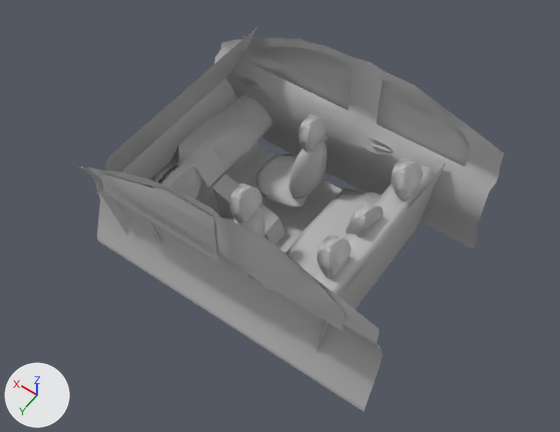
The FBX model Assets/carInteriorOutline.fbx as it was, and as the next commit left it.
Camera for both pictures: a camera (50 mm lens) standing at (-0.0358, 0.1278, 0.1204) and looking at (0.0204, 0.0492, -0.0031). Arrows for +X, +Y and +Z are at lower left; the lights stay in place. Where no turn or scale is listed for an object, it has been applied to the vertices.

The scene before the commit, as lines of its bpy script (objects in view):
```python
ob_relaunch3_polysurface15 = bpy.data.objects.new('relaunch3:polySurface15', me_mesh_034)
ob_relaunch3_polysurface15.location = (0.0, 0.0, 0.0)
ob_relaunch3_polysurface24 = bpy.data.objects.new('relaunch3:polySurface24', me_mesh_038)
ob_relaunch3_polysurface24.location = (0.0054, 0.0682, 0.0116)
ob_relaunch3_polysurface3 = bpy.data.objects.new('relaunch3:polySurface3', me_mesh_024)
ob_relaunch3_polysurface3.location = (0.0, 0.0, 0.0)
ob_relaunch3_polysurface4 = bpy.data.objects.new('relaunch3:polySurface4', me_mesh_025)
ob_relaunch3_polysurface4.parent = ob_relaunch3_polysurface1
ob_relaunch3_polysurface4.location = (0.0, 0.0, 0.0)
ob_relaunch3_polysurface7 = bpy.data.objects.new('relaunch3:polySurface7', me_mesh_026)
ob_relaunch3_polysurface7.location = (0.0106, -0.0153, 0.011)
ob_relaunch3_pplane2 = bpy.data.objects.new('relaunch3:pPlane2', me_mesh_039)
ob_relaunch3_pplane2.location = (0.0352, 0.0208, 0.0094)
ob_relaunch3_pplane3 = bpy.data.objects.new('relaunch3:pPlane3', me_mesh_040)
ob_relaunch3_pplane3.location = (0.0382, 0.0684, 0.0097)
ob_relaunch3_relauncedagain_pplane2 = bpy.data.objects.new('relaunch3:relauncedagain:pPlane2', me_mesh_023)
ob_relaunch3_relauncedagain_pplane2.location = (0.0119, 0.0413, -0.0201)
ob_relaunch3_relauncedagain_pplane2.rotation_euler = (1.571, 0.0, 0.0)  # degrees (90, 0, 0)
ob_relaunch3_relauncedagain_pplane2.scale = (0.11, 0.0133, 0.0731)
ob_relaunch3_relauncedagain_relaunchedscene_car_dashboard_pcube2 = bpy.data.objects.new('relaunch3:relauncedagain:relaunchedScene:car_dashboard:pCube2', me_mesh_003)
ob_relaunch3_relauncedagain_relaunchedscene_car_dashboard_pcube2.location = (0.0482, 0.0398, -0.0146)
# also in view: 'relaunch3:pDisc3' at (0.0424, 0.0543, -0.0064); 'relaunch3:relauncedagain:relaunchedScene:car_dashboard:pCube6' at (0.0101, 0.045, -0.0116); 'relaunch3:relauncedagain:relaunchedScene:car_dashboard:pPlane2' at (0.0441, 0.0434, -0.0055); 'relaunch3:relauncedagain:relaunchedScene:car_dashboard:pCube7' at (0.0027, 0.0452, -0.004); 'relaunch3:relauncedagain:relaunchedScene:car_dashboard:polySurface26' at (0.0239, 0.0557, 0.0055)
```
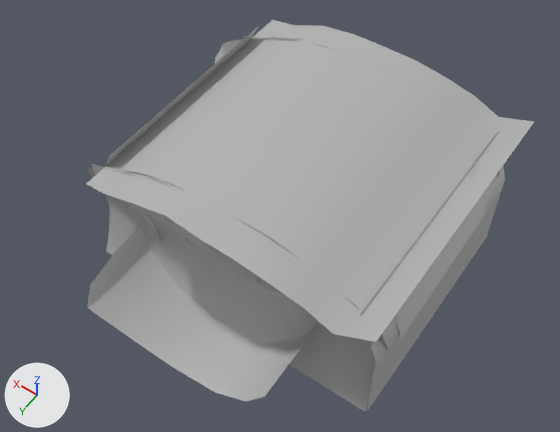
Location of each change, [x1, y1, x2, y2] in pixels of the pictures (560 x 432 px):
'pPlane3', added
    after: [86, 20, 534, 342]
'relaunch3:relauncedagain:pPlane2', reshaped, rescaled
    before: [99, 78, 445, 351]
    after: [88, 226, 319, 401]
'relaunch3:polySurface4', reshaped, moved, turned, rescaled
    before: [77, 167, 383, 412]
    after: [87, 168, 388, 411]
'pPlane4', added
    after: [360, 132, 505, 411]
'relaunch3:polySurface24', deleted
    before: [228, 221, 345, 332]
'relaunch3:pPlane3', moved
    before: [100, 173, 218, 262]
    after: [92, 164, 210, 253]
'pPlane5', added
    after: [395, 167, 485, 339]
'relaunch3:relauncedagain:relaunchedScene:car_dashboard:pCube2', deleted
    before: [212, 174, 286, 245]
'pPlane2', added
    after: [239, 259, 372, 354]
'relaunch3:polySurface7', deleted
    before: [240, 77, 259, 90]
part 1 of me_mesh_024, built on
    before: [221, 38, 504, 249]
    after: [221, 38, 499, 179]
part 2 of me_mesh_025, added
    after: [87, 168, 388, 411]
part 3 of me_mesh_025, deleted
    before: [77, 167, 383, 412]
'relaunch3:relauncedagain:relaunchedScene:car_dashboard:pPlane2', unchanged, covered by the edit
    before: [141, 94, 273, 244]
    after: [120, 200, 162, 244]
'relaunch3:polySurface23', unchanged, covered by the edit
    before: [376, 79, 470, 167]
'relaunch3:pPlane2', unchanged, covered by the edit
    before: [243, 36, 353, 109]
    after: [243, 36, 303, 40]
'relaunch3:relauncedagain:relaunchedScene:car_dashboard:pPlane4', unchanged, covered by the edit
    both: [96, 27, 258, 194]

What changed in the scene script:
```text
Change me_mesh_024:
    remove me_mesh_024.from_pydata(...)  # 144 vertices, 93 faces; spans x -0.0125..0.0572, y 0.021..0.0254, z -0.0188..0.0182
    add me_mesh_024.from_pydata(...)  # 6393 vertices, 5936 faces; spans x -0.0125..0.057, y 0.0212..0.0253, z -0.0188..0.0182
    me_mesh_024 part 1: 103 vertices removed from x -0.0125..0.0572, y 0.021..0.0254, z -0.0166..0.0182; 6352 vertices added at x -0.0125..0.057, y 0.0212..0.0252, z -0.0188..0.0182
Change me_mesh_025:
    used by ob_relaunch3_polysurface4; parent = ob_relaunch3_polysurface1; location = (0.0, 0.0, 0.0)
    remove me_mesh_025.from_pydata(...)  # 141 vertices, 87 faces; spans x -1.3..5.67, y -6.64..-4.44, z -5.51..-2.49
    remove me_mesh_025.materials.append(mat_lambert6)  # grey #bcbcbc
    add me_mesh_025.from_pydata(...)  # 6032 vertices, 5726 faces; spans x -0.35..0.5, y -0.6..-0.15, z -0.5..0.5
    me_mesh_025 part 2: 6032 vertices added at x -0.35..0.5, y -0.6..-0.15, z -0.5..0.5
    me_mesh_025 part 3: 141 vertices removed from x -1.3..5.67, y -6.64..-4.44, z -5.51..-2.49
    add me_mesh_025.materials.append(mat_lambert1)  # grey #b2b2b2
Change me_mesh_023:
    used by ob_relaunch3_relauncedagain_pplane2; location = (0.0119, 0.0413, -0.0201); rotation_euler = (1.571, 0.0, 0.0), in degrees (90, 0, 0); scale = (0.11, 0.0133, 0.0731)
    remove me_mesh_023.from_pydata(...)  # 42 vertices, 30 faces; spans x -0.13..0.38, y 0.0..1.88, z -0.35..0.24
    add me_mesh_023.from_pydata(...)  # 42 vertices, 30 faces; spans x -0.1..0.31, y 0.04..1.17, z -0.29..0.18
    me_mesh_023 part 4: 42 of 42 vertices moved; they spanned x -0.13..0.38, y 0.0..1.88, z -0.35..0.24 and now span x -0.1..0.31, y 0.04..1.17, z -0.29..0.18; mean shift (0.0, -0.01, 0.0); largest move (-0.13, 1.86, -0.34) -> (-0.1, 0.99, -0.27)
Remove ob_relaunch3_polysurface24:
    ob_relaunch3_polysurface24 = bpy.data.objects.new('relaunch3:polySurface24', me_mesh_038)
Remove ob_relaunch3_polysurface15:
    ob_relaunch3_polysurface15 = bpy.data.objects.new('relaunch3:polySurface15', me_mesh_034)
Change ob_relaunch3_pplane3:
    ob_relaunch3_pplane3.location: (0.0382, 0.0684, 0.0097) -> (0.0403, 0.0681, 0.0106)
Remove ob_relaunch3_polysurface7:
    ob_relaunch3_polysurface7 = bpy.data.objects.new('relaunch3:polySurface7', me_mesh_026)
Remove ob_relaunch3_relauncedagain_relaunchedscene_car_dashboard_pcube2:
    ob_relaunch3_relauncedagain_relaunchedscene_car_dashboard_pcube2 = bpy.data.objects.new('relaunch3:relauncedagain:relaunchedScene:car_dashboard:pCube2', me_mesh_003)
Change ob_relaunch3_polysurface4:
    remove ob_relaunch3_polysurface4.parent = ob_relaunch3_polysurface1
    ob_relaunch3_polysurface4.location: (0.0, 0.0, 0.0) -> (0.0144, 0.0627, -0.000314)
    ob_relaunch3_polysurface4.rotation_euler: (0.0, 0.0, 0.0) -> (3.142, 0.043, -0.000998)  # degrees (0, 0, 0) -> degrees (180, 2.5, -0.1)
    ob_relaunch3_polysurface4.scale: (1.0, 1.0, 1.0) -> (0.0813, 0.01, 0.0376)
Change ob_relaunch3_relauncedagain_pplane2:
    ob_relaunch3_relauncedagain_pplane2.scale: (0.11, 0.0133, 0.0731) -> (0.11, 0.0133, 0.148)
Add ob_pplane2:
    ob_pplane2 = bpy.data.objects.new('pPlane2', me_mesh_037_1)  # 107 vertices, 90 faces; spans x -0.0142..0.0144, y -0.0009..0.0006, z -0.0076..0.0076; in mat_lambert1 (grey #b2b2b2)
    ob_pplane2.location = (0.0021, 0.0682, 0.0105)
Add ob_pplane3:
    ob_pplane3 = bpy.data.objects.new('pPlane3', me_mesh_043)  # 110 vertices, 90 faces; spans x -0.0322..0.0289, y -0.0326..0.0294, z -0.0088..-0.0006; in mat_lambert1 (grey #b2b2b2)
    ob_pplane3.location = (0.0186, 0.0449, 0.0198)
Add ob_pplane4:
    ob_pplane4 = bpy.data.objects.new('pPlane4', me_mesh_044)  # 120 vertices, 84 faces; spans x 0.0006..0.0053, y -0.0249..0.0255, z -0.0156..0.0141; in mat_lambert1 (grey #b2b2b2)
    ob_pplane4.location = (-0.0144, 0.0438, -0.0004)
Add ob_pplane5:
    ob_pplane5 = bpy.data.objects.new('pPlane5', me_mesh_045)  # 121 vertices, 100 faces; spans x -0.0021..0.0021, y -0.0165..0.0165, z -0.0067..0.0067; in mat_lambert1 (grey #b2b2b2)
    ob_pplane5.location = (-0.0121, 0.0451, 0.0068)
```
